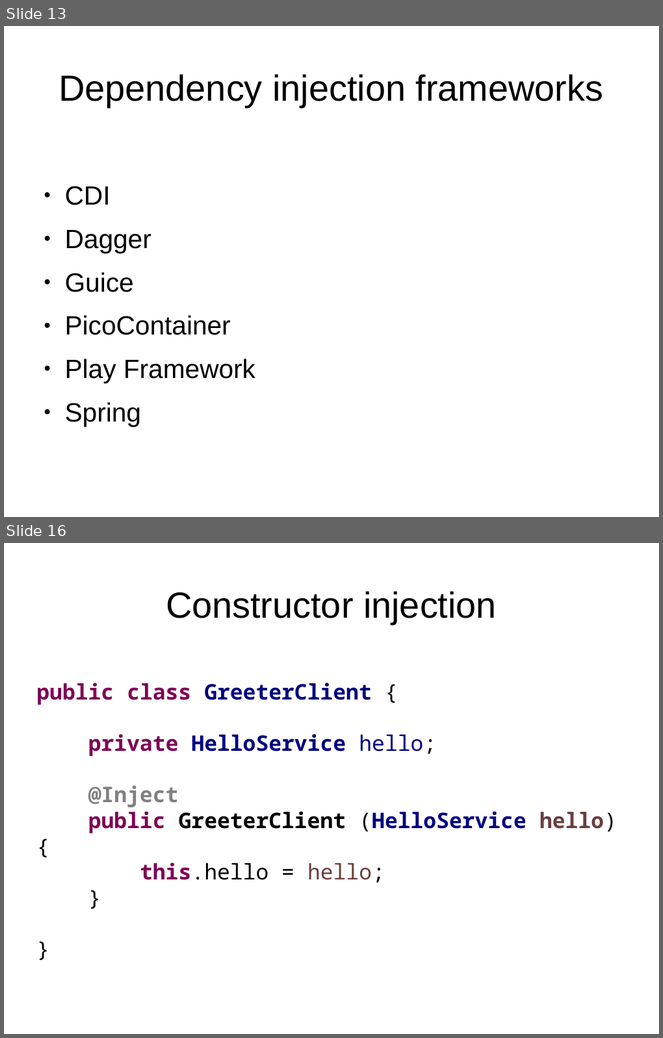
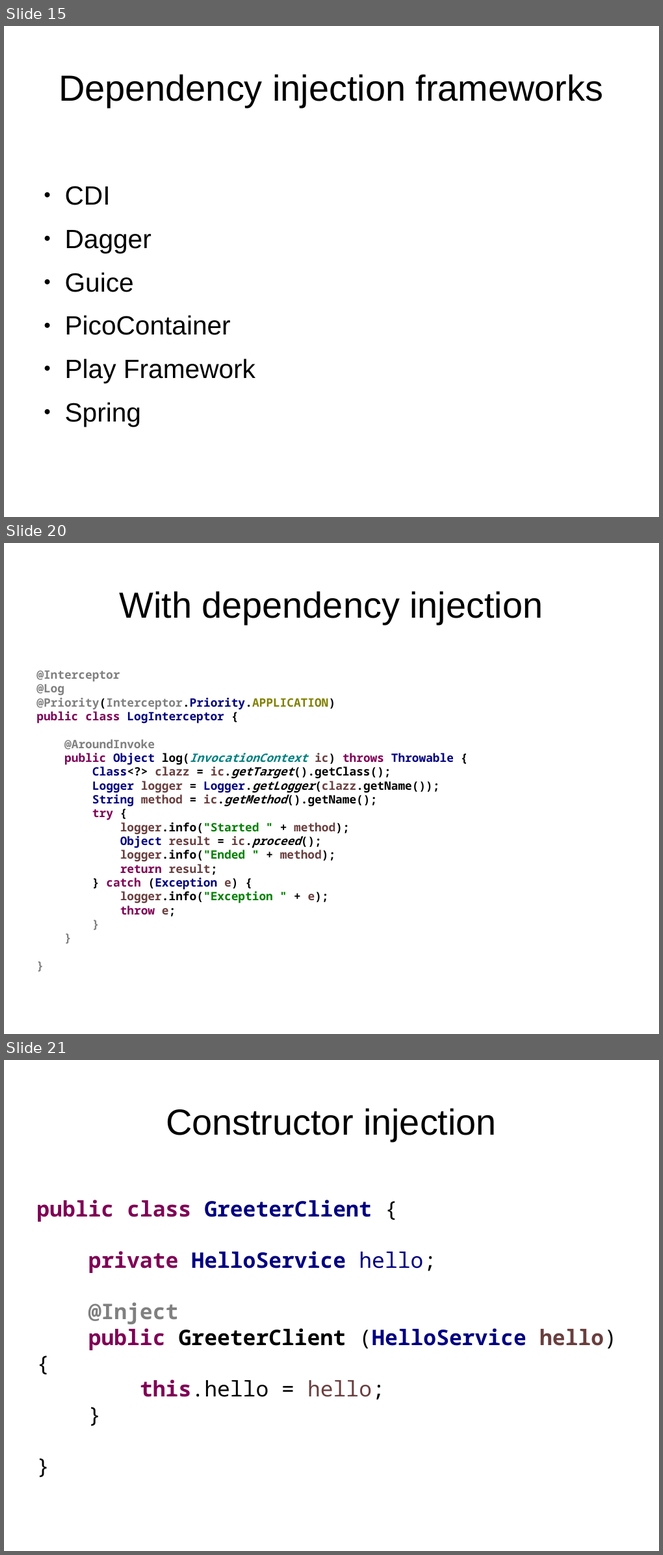
Before and after one commit to FrigoCoder/CDI, a slide deck: CDI.odp. Shown one above the other, each under a label of ours: slides 13 and 16 before the commit, slides 15, 20 and 21 after it; the slides between them are not shown. The pictures are 663x1038 and 663x1555 pixels, drawn with LibreOffice and Linux fonts; fonts in the diff are those of the drawing. Boxes give left, top, right and bottom in pixels: in the first picture for what was removed or moved away, otherwise in the second. Text is boxed around its words. In the diff, an @@ line names an element or a change of style, - is before the commit and + after.

```diff
--- a/CDI.odp
+++ b/CDI.odp
@@ slide 20 added at bbox=[4, 543, 659, 1034], background #FFFFFF @@
@@ title added at bbox=[120, 591, 543, 624], 44 pt, text #000000 @@
+With dependency injection
@@ text added at bbox=[36, 670, 454, 917], 14 pt, text #000000, bold @@
+@Interceptor
+@Log
+@Priority(Interceptor.Priority.APPLICATION)
+public class LogInterceptor {
+@AroundInvoke
+public Object log(InvocationContext ic) throws Throwable {
+Class<?> clazz = ic.getTarget().getClass();
+Logger logger = Logger.getLogger(clazz.getName());
+String method = ic.getMethod().getName();
+try {
+logger.info("Started " + method);
+Object result = ic.proceed();
+logger.info("Ended " + method);
+return result;
+} catch (Exception e) {
+logger.info("Exception " + e);
+throw e;
+}
+}
+}
@@ what was slide 13 is now slide 15 @@
@@ what was slide 16 is now slide 21 @@
```
Also in this commit, not shown: 6 slides changed, 6 other slides added.
